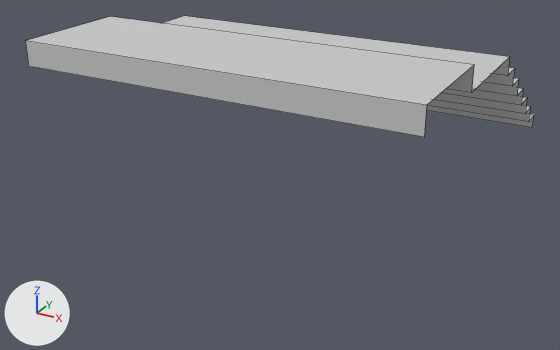
An edit to the FBX model Assets/_Gumball/Runtime/Environment/Buildings/Hero Buildings/Files/Prop_AngkorWat_RiverStaircaseSkirting_01.FBX, drawn before and after from the same camera.
Camera for both pictures: a camera (50 mm lens) standing at (1.45, -3.4, 1.08) and looking at (-0.08, -0.63, -0.3). Lighting does not change. The marker at lower left points along +X, +Y and +Z. Mesh edges are drawn as thin lines. Where no turn or scale is listed for an object, it has been applied to the vertices.

The scene before the commit, as lines of its bpy script (objects in view):
```python
me_mesh = bpy.data.meshes.new('Mesh')
me_mesh.from_pydata(...)  # 36 vertices, 17 faces; spans x -0.79..0.79, y -1.33..0.43, z -0.27..0.37
me_mesh.materials.append(mat_11___default)  # its picture is missing
ob_prop_angkorwat_riverstaircaseskirting_01 = bpy.data.objects.new('Prop_AngkorWat_RiverStaircaseSkirting_01', me_mesh)
ob_prop_angkorwat_riverstaircaseskirting_01.location = (0.0, 0.0, 0.0)
```
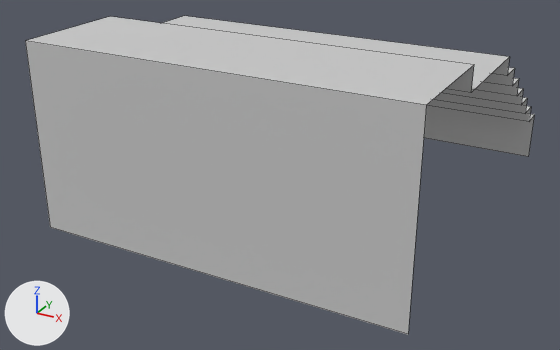
The newer file is also rescaled (x3.119), turned or shifted as a whole; pictures and numbers use the older file's frame.

Diff of the bpy script that builds the scene:
```diff
--- a/Assets/_Gumball/Runtime/Environment/Buildings/Hero Buildings/Files/Prop_AngkorWat_RiverStaircaseSkirting_01.FBX.py
+++ b/Assets/_Gumball/Runtime/Environment/Buildings/Hero Buildings/Files/Prop_AngkorWat_RiverStaircaseSkirting_01.FBX.py
@@ me_mesh @@
 me_mesh.from_pydata(...)  # 36 vertices, 17 faces; spans x -0.79..0.79, y -1.33..0.43, z -0.27..0.37
 # used by ob_prop_angkorwat_riverstaircaseskirting_01; location = (0.0, 0.0, 0.0)
-me_mesh.vertices[24].co = (0.79, 0.43, -0.27)  # pixel (532, 127)
-me_mesh.vertices[25].co = (-0.79, 0.43, -0.27)
-me_mesh.vertices[34].co = (0.79, -1.33, 0.27)  # pixel (424, 137)
-me_mesh.vertices[35].co = (-0.79, -1.33, 0.27)  # pixel (28, 66)
+# me_mesh part 1
+me_mesh.vertices[24].co = (0.79, 0.43, -0.43)  # pixel (528, 156)
+me_mesh.vertices[25].co = (-0.79, 0.43, -0.43)
+# me_mesh part 2
+me_mesh.vertices[34].co = (0.79, -1.33, -0.43)  # pixel (408, 334)
+me_mesh.vertices[35].co = (-0.79, -1.33, -0.43)  # pixel (50, 227)
 me_mesh.materials.append(mat_11___default)
```

Pixel boxes [x1, y1, x2, y2] of what changed, in the pictures (560 x 350 px; the box of a moved part takes in the faces that stretch with it):
'Prop_AngkorWat_RiverStaircaseSkirting_01', reshaped (161% taller): before [25, 16, 534, 137]; after [25, 16, 534, 334]
part 1 of me_mesh, moved or reshaped: before [426, 105, 534, 127]; after [424, 105, 534, 157]
part 2 of me_mesh, moved or reshaped: before [28, 63, 427, 137]; after [28, 63, 426, 334]
